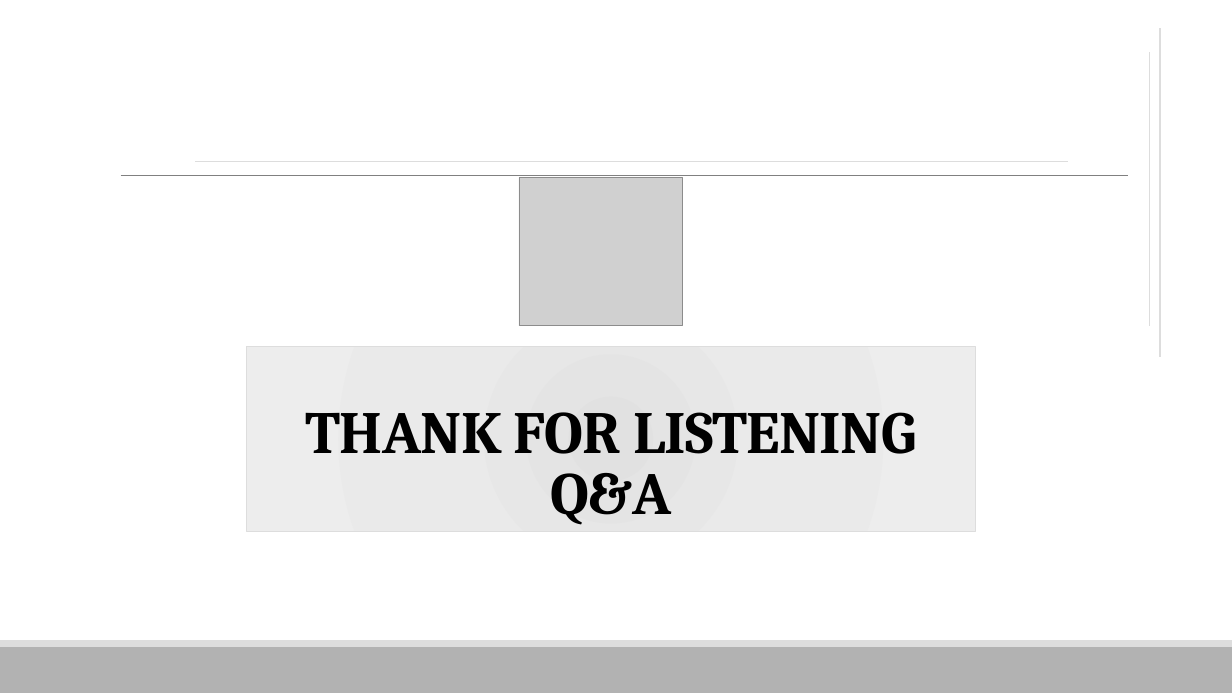
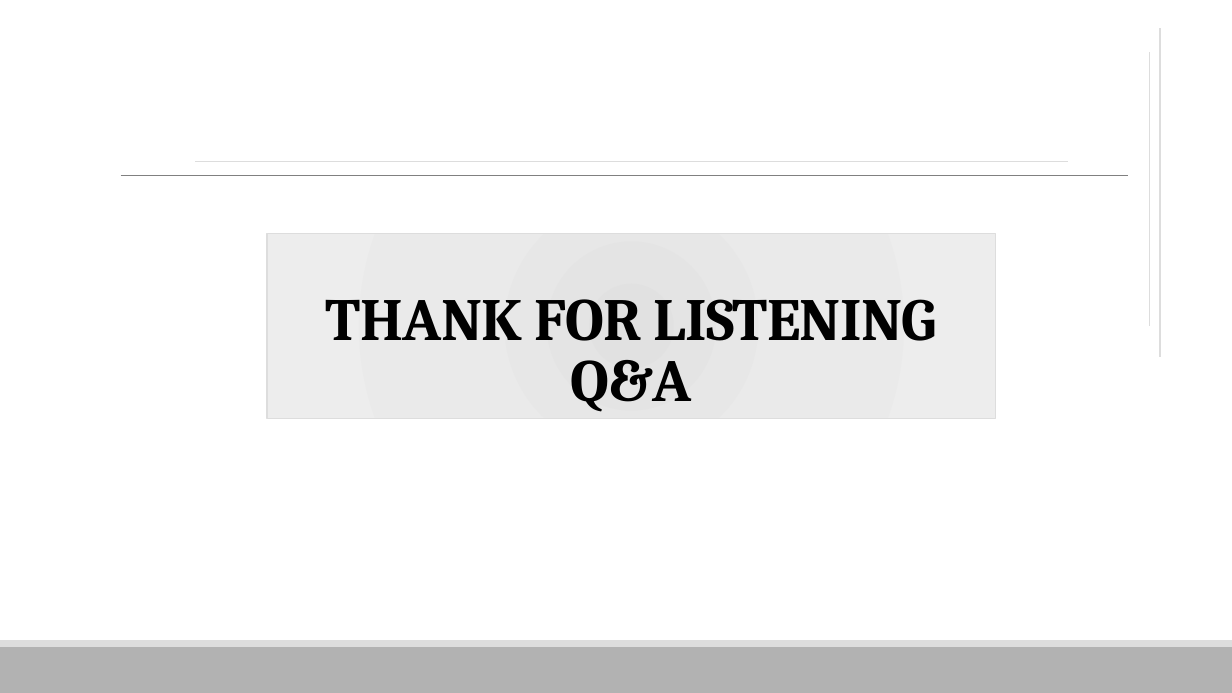
Before and after one commit to vnhabittracker/VHT-Server, a slide deck: slide 24 of VHT.pptx (slide 26 before the commit). Drawn at 1232x693 pixels with LibreOffice and Linux fonts; fonts in the diff are those of the drawing; grey boxes stand for pictures. Boxes give left, top, right and bottom in pixels: in the first picture for what was removed or moved away, otherwise in the second. Text is boxed around its words. In the diff, an @@ line names an element or a change of style, - is before the commit and + after.

```diff
--- a/VHT.pptx
+++ b/VHT.pptx
@@ picture removed at [519,177,683,326] @@
@@ title "THANK FOR LISTENING Q&A": place and size @@
-title "THANK FOR LISTENING Q&A" at [247,347,976,531]
+title "THANK FOR LISTENING Q&A" at [267,234,996,419]
```
Also in this commit, not shown: 19 other slides changed, 4 slides added, 6 slides removed.
